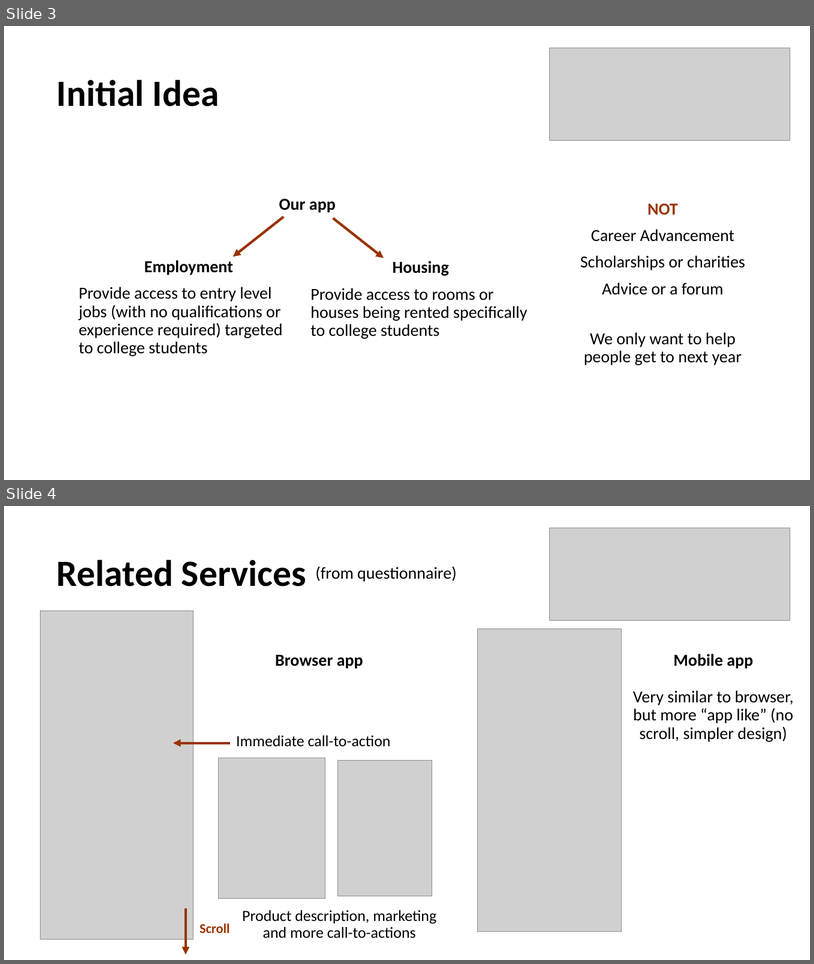
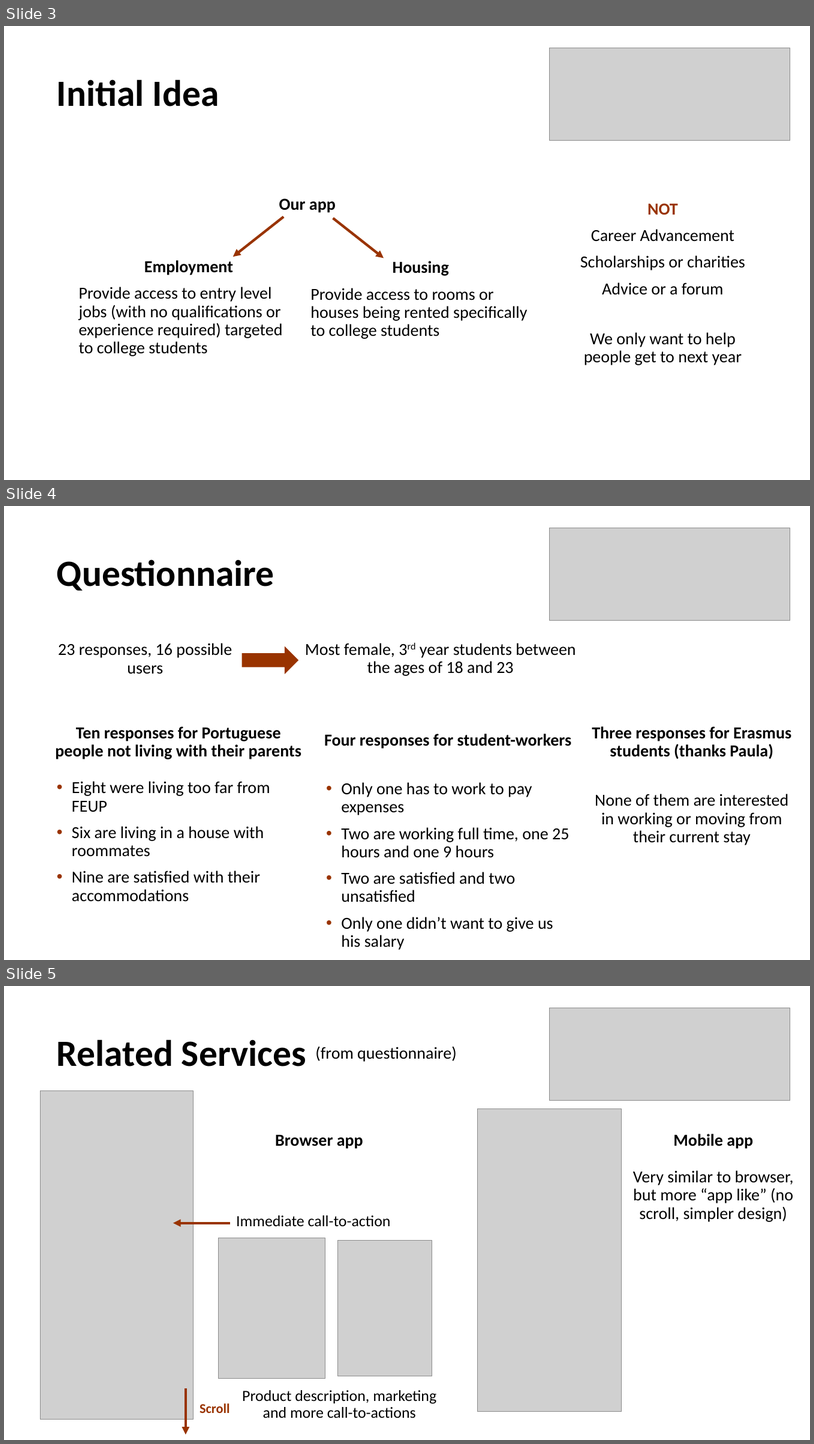
Before and after one commit to guilhermewastaken/HCI, a slide deck: IPC.pptx. Shown one above the other, each under a label of ours: slides 3 and 4 before the commit, slides 3, 4 and 5 after it. The pictures are 814x964 and 814x1444 pixels, drawn with LibreOffice and Linux fonts; fonts in the diff are those of the drawing; grey boxes stand for pictures. Boxes give left, top, right and bottom in pixels: in the first picture for what was removed or moved away, otherwise in the second. Text is boxed around its words. In the diff, an @@ line names an element or a change of style, - is before the commit and + after.

```diff
--- a/IPC.pptx
+++ b/IPC.pptx
@@ slide 4 added at [4, 506, 810, 960], background #FFFFFF @@
@@ picture added at [549, 528, 791, 621] @@
@@ text added at [57, 559, 275, 591], 44 pt, text #000000, bold @@
+Questionnaire
@@ text added at [58, 643, 232, 674], 20 pt, text #000000 @@
+23 responses, 16 possible users
@@ right arrow added at [242, 646, 299, 674], fill #993300 @@
@@ text added at [305, 643, 576, 676], 20 pt, text #000000 @@
+Most female, 3rd year students between the ages of 18 and 23
@@ text added at [55, 726, 302, 759], 20 pt, text #000000, bold @@
+Ten responses for Portuguese people not living with their parents
@@ text added at [324, 733, 572, 748], 20 pt, text #000000, bold @@
+Four responses for student-workers
@@ text added at [592, 726, 792, 759], 20 pt, text #000000, bold @@
+Three responses for Erasmus students (thanks Paula)
@@ text added at [72, 781, 270, 901], 20 pt, text #000000 @@
+• Eight were living too far from FEUP
+• Six are living in a house with roommates
+• Nine are satisfied with their accommodations
@@ text added at [341, 782, 569, 949], 20 pt, text #000000 @@
+• Only one has to work to pay expenses
+• Two are working full time, one 25 hours and one 9 hours
+• Two are satisfied and two unsatisfied
+• Only one didn’t want to give us his salary
@@ text added at [595, 793, 789, 845], 20 pt, text #000000 @@
+None of them are interested in working or moving from their current stay
@@ what was slide 4 is now slide 5 @@
```
Also in this commit, not shown: 1 other slide added.
